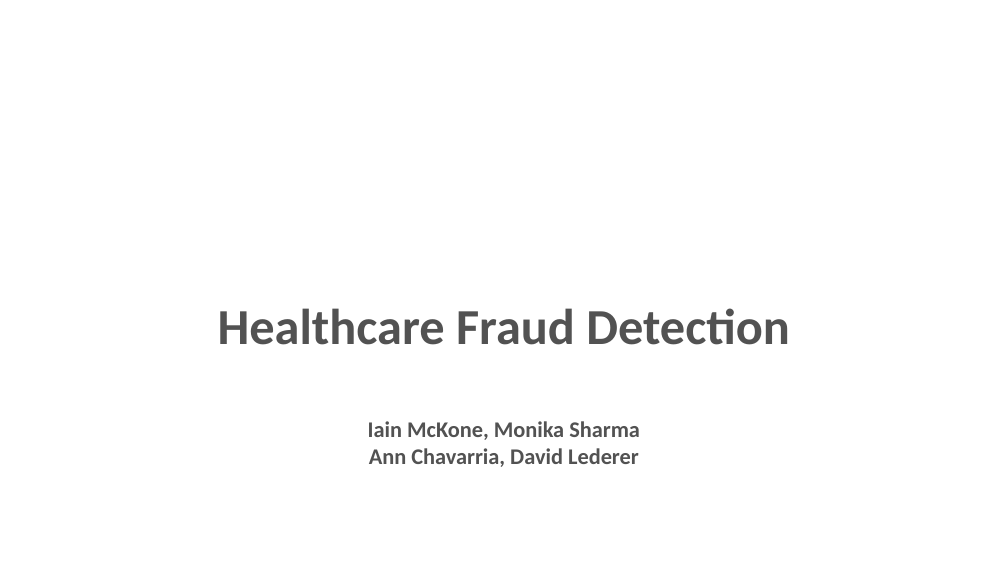
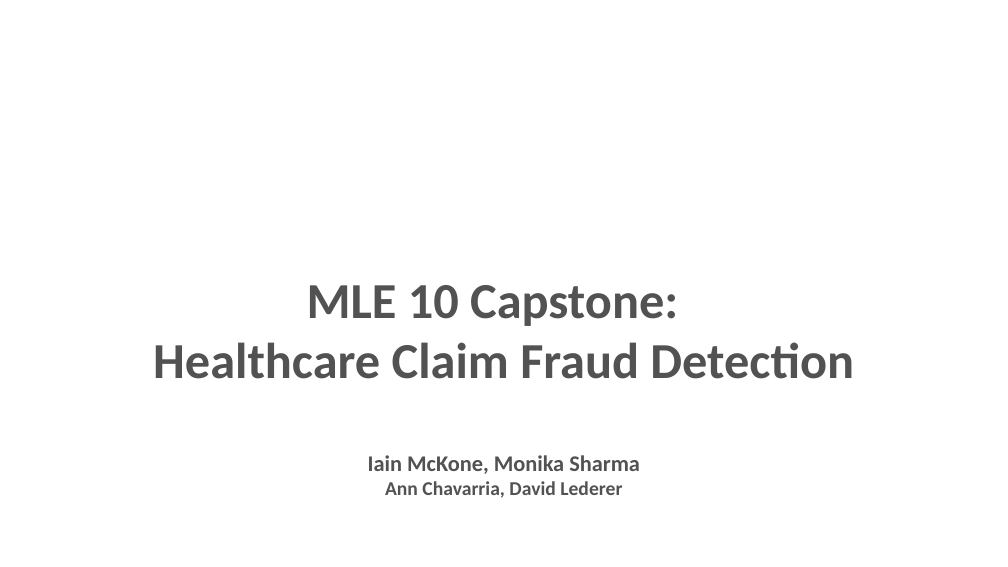
Before and after one commit to monika0603/MLE10-Capstone-Project, a slide deck: slide 1 of docs/presentation/CapstonePreso_HealthcareAnomaly.pptx. Drawn at 1008x567 pixels with LibreOffice and Linux fonts; fonts in the diff are those of the drawing; background and template pictures are left out. Boxes give left, top, right and bottom in pixels: in the first picture for what was removed or moved away, otherwise in the second. Text is boxed around its words. In the diff, an @@ line names an element or a change of style, - is before the commit and + after.

```diff
--- a/docs/presentation/CapstonePreso_HealthcareAnomaly.pptx
+++ b/docs/presentation/CapstonePreso_HealthcareAnomaly.pptx
@@ subtitle "MLE 10 Capstone:": place and size @@
-subtitle "MLE 10 Capstone:" at <box>218,308,790,467</box>
+subtitle "MLE 10 Capstone:" at <box>153,285,854,498</box>
@@ subtitle at <box>153,285,854,474</box>: text changed @@
-Healthcare Fraud Detection
-Iain McKone, Monika Sharma
+MLE 10 Capstone:
+Healthcare Claim Fraud Detection
+Iain McKone, Monika Sharma
@@ subtitle at <box>385,481,622,498</box>: size 16 to 14 pt in "Ann Chavarria, David Lederer" @@
```
Also in this commit, not shown: 11 other slides changed, 3 slides added.
